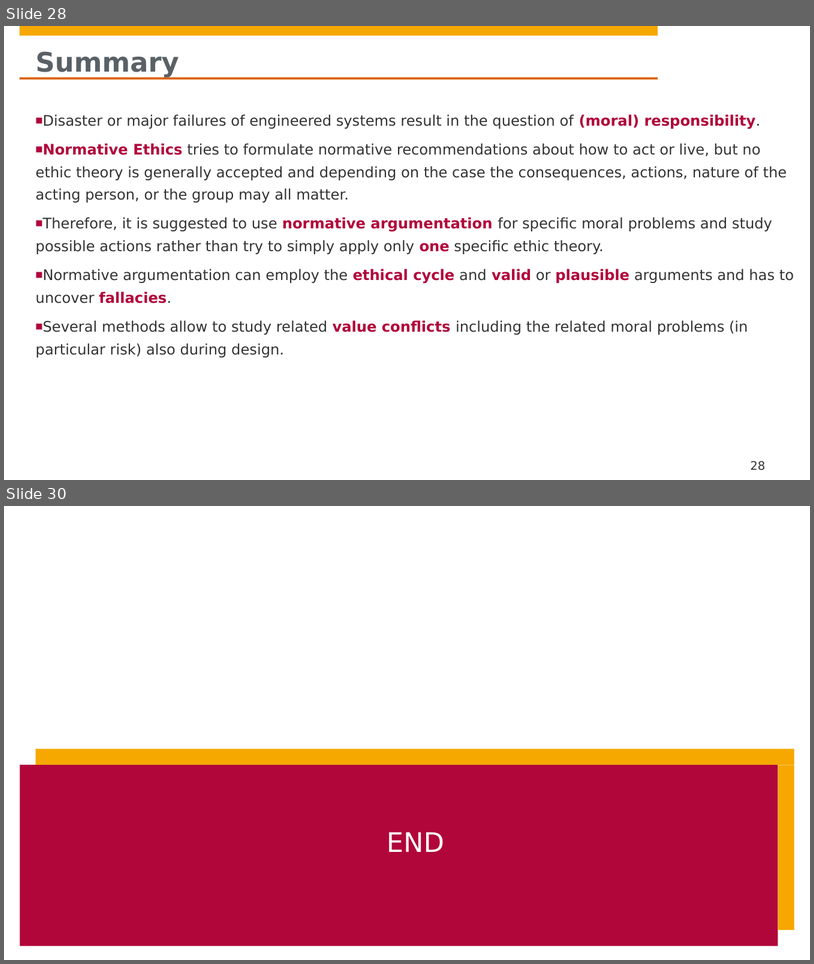
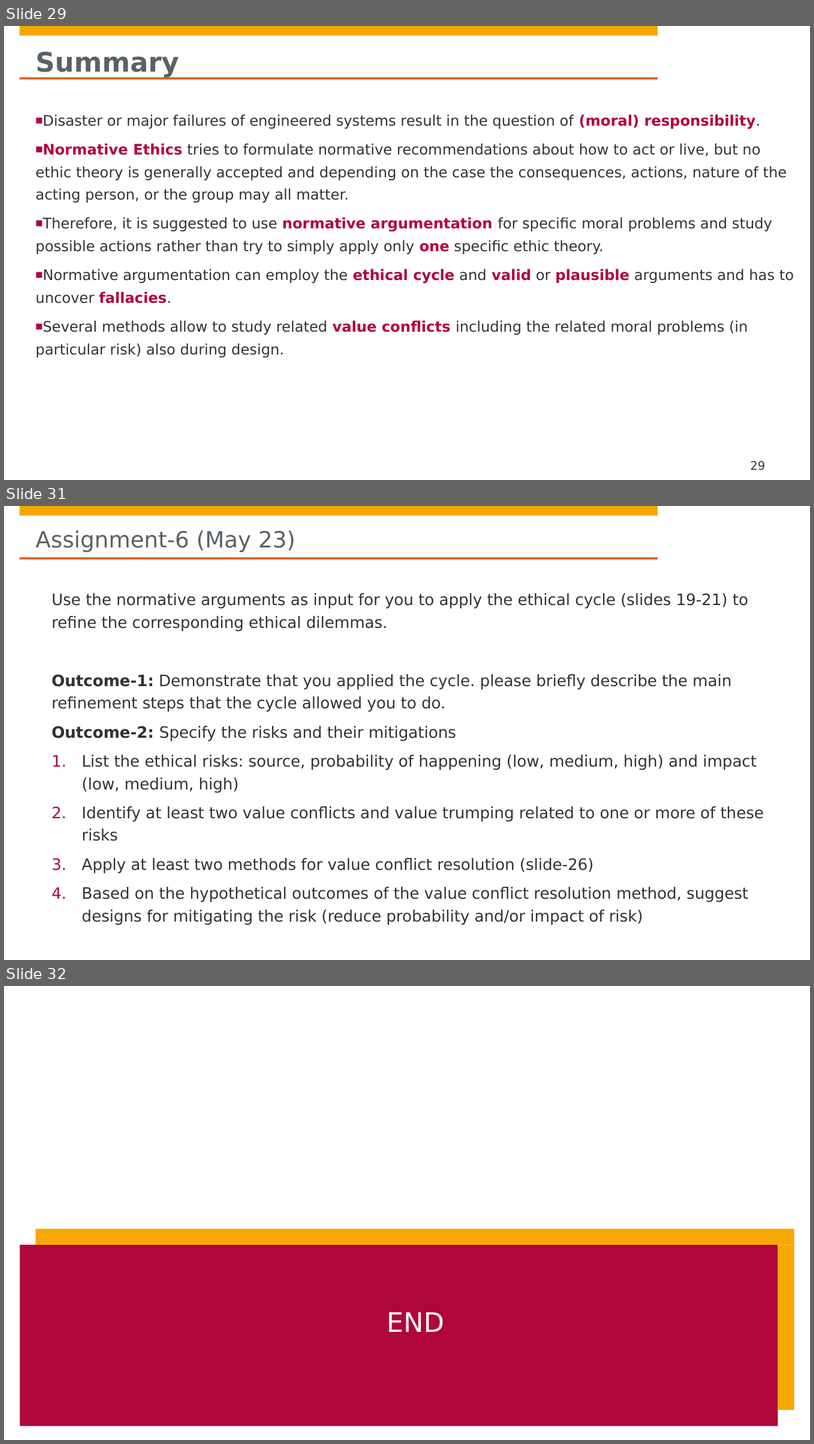
Before and after one commit to hpi-sam/Responsible-AI, a slide deck: 6. Normative Argumentation.pptx. Shown one above the other, each under a label of ours: slides 28 and 30 before the commit, slides 29, 31 and 32 after it; the slides between them are not shown. The pictures are 814x964 and 814x1444 pixels, drawn with LibreOffice and Linux fonts; fonts in the diff are those of the drawing; background and template pictures are left out. Boxes give left, top, right and bottom in pixels: in the first picture for what was removed or moved away, otherwise in the second. Text is boxed around its words. In the diff, an @@ line names an element or a change of style, - is before the commit and + after.

Commit message:
Detailed the assignments

```diff
--- a/6. Normative Argumentation.pptx
+++ b/6. Normative Argumentation.pptx
@@ slide 31 added at (x1=4, y1=506, x2=810, y2=960), background #FFFFFF; not listed: 4 template elements that a slide beside it also shows @@
@@ title added at (x1=36, y1=530, x2=296, y2=552), 26.7 pt, text #5A6166 @@
+Assignment-6 (May 23)
@@ text added at (x1=51, y1=593, x2=764, y2=924), 18.7 pt, text #323232 @@
+  Use the normative arguments as input for you to apply the ethical cycle (slides 19-21) to refine the corresponding ethical dilemmas.
+  Outcome-1: Demonstrate that you applied the cycle. please briefly describe the main refinement steps that the cycle allowed you to do.
+  Outcome-2: Specify the risks and their mitigations
+  1. List the ethical risks: source, probability of happening (low, medium, high) and impact (low, medium, high)
+  2. Identify at least two value conflicts and value trumping related to one or more of these risks
+  3. Apply at least two methods for value conflict resolution (slide-26)
+  4. Based on the hypothetical outcomes of the value conflict resolution method, suggest designs for mitigating the risk (reduce probability and/or impact of risk)
@@ what was slide 28 is now slide 29 @@
@@ page number at (x1=750, y1=460, x2=765, y2=470): text changed @@
-28
+29
@@ what was slide 30 is now slide 32 @@
```
Also in this commit, not shown: 5 slides changed, 1 other slide added.
